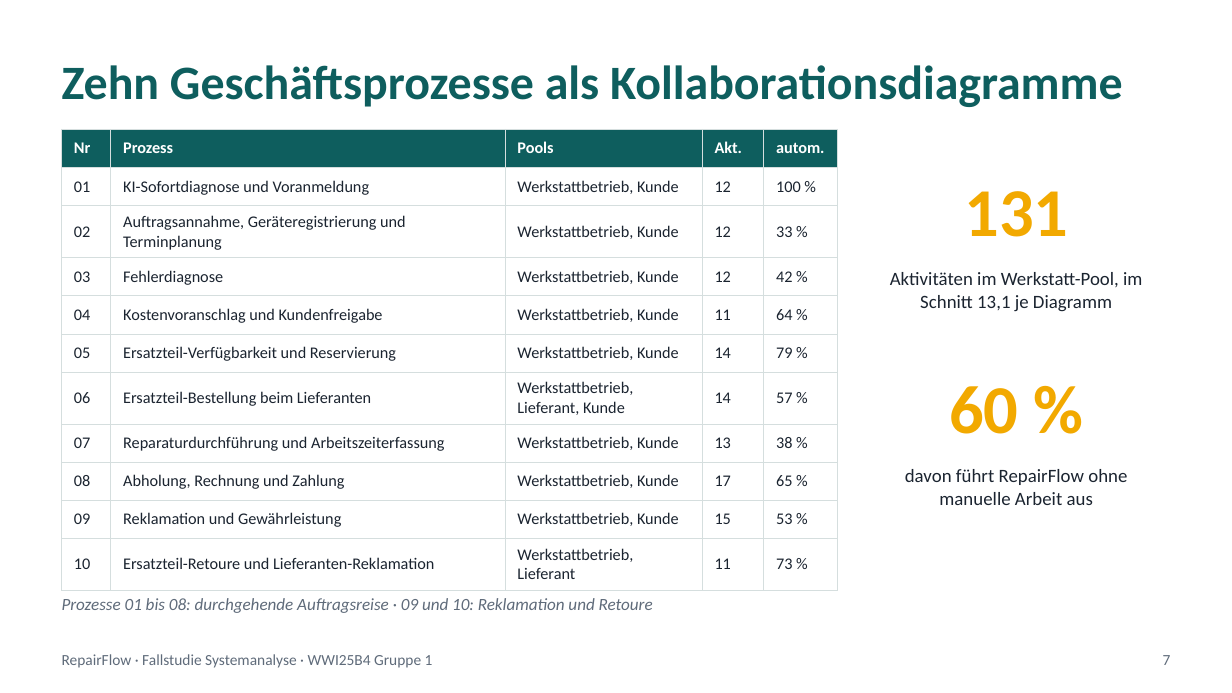
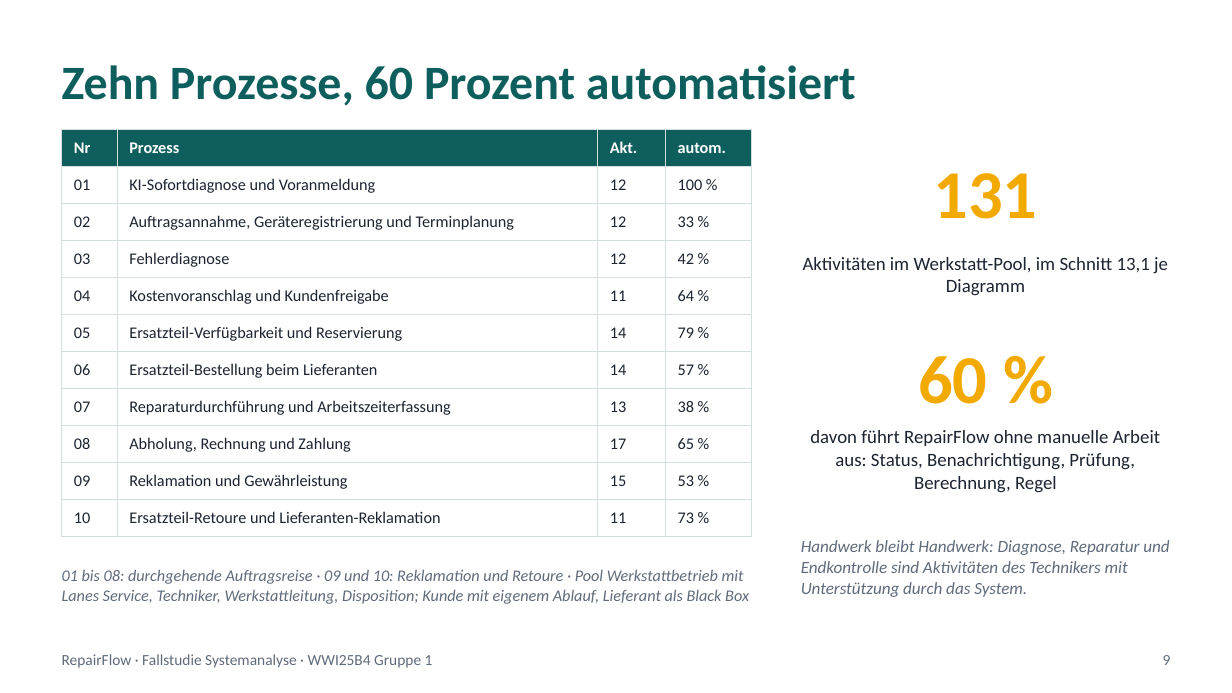
Before and after one commit to jakobschwan123-cmd/casestudy-semester-3, a slide deck: slide 9 of 4_praesentation/Abschlusspraesentation.pptx (slide 7 before the commit). Drawn at 1232x693 pixels with LibreOffice and Linux fonts; fonts in the diff are those of the drawing. Boxes give left, top, right and bottom in pixels: in the first picture for what was removed or moved away, otherwise in the second. Text is boxed around its words. In the diff, an @@ line names an element or a change of style, - is before the commit and + after.

```diff
--- a/4_praesentation/Abschlusspraesentation.pptx
+++ b/4_praesentation/Abschlusspraesentation.pptx
@@ text at (x1=62, y1=65, x2=856, y2=106): text changed @@
-Zehn Geschäftsprozesse als Kollaborationsdiagramme
+Zehn Prozesse, 60 Prozent automatisiert
@@ table at (x1=62, y1=129, x2=752, y2=527) @@
-column 3: Pools | Werkstattbetrieb, Kunde | Werkstattbetrieb, Kunde | Werkstattbetrieb, Kunde | Werkstattbetrieb, Kunde | Werkstattbetrieb, Kunde | Werkstattbetrieb, Lieferant, Kunde | Werkstattbetrieb, Kunde | Werkstattbetrieb, Kunde | Werkstattbetrieb, Kunde | Werkstattbetrieb, Lieferant
@@ table resized from (x1=62, y1=129, x2=838, y2=583) to (x1=62, y1=129, x2=752, y2=527) @@
@@ text "131" moved from (x1=964, y1=191, x2=1068, y2=237) to (x1=934, y1=173, x2=1038, y2=219) @@
@@ text "Aktivitäten im Werkstatt-Pool, im Schnitt ..." rewrapped from (x1=890, y1=272, x2=1142, y2=311) to (x1=803, y1=257, x2=1168, y2=295) @@
@@ text "60 %" moved from (x1=949, y1=386, x2=1018, y2=434) to (x1=918, y1=356, x2=987, y2=404) @@
@@ text at (x1=810, y1=430, x2=1160, y2=493): text changed @@
-davon führt RepairFlow ohne manuelle Arbeit aus
+davon führt RepairFlow ohne manuelle Arbeit aus: Status, Benachrichtigung, Prüfung, Berechnung, Regel
@@ text at (x1=62, y1=569, x2=749, y2=604): text changed; size 10 to 9.5 pt @@
-Prozesse 01 bis 08: durchgehende Auftragsreise · 09 und 10: Reklamation und Retoure
+01 bis 08: durchgehende Auftragsreise · 09 und 10: Reklamation und Retoure · Pool Werkstattbetrieb mit Lanes Service, Techniker, Werkstattleitung, Disposition; Kunde mit eigenem Ablauf, Lieferant als Black Box
@@ text added at (x1=801, y1=540, x2=1169, y2=597), 10 pt, text #5F6B7A, italic @@
+Handwerk bleibt Handwerk: Diagnose, Reparatur und Endkontrolle sind Aktivitäten des Technikers mit Unterstützung durch das System.
@@ text at (x1=1163, y1=655, x2=1171, y2=665): text changed @@
-7
+9
```
Also in this commit, not shown: 8 other slides changed, 8 slides added, 10 slides removed, 13 other files.
